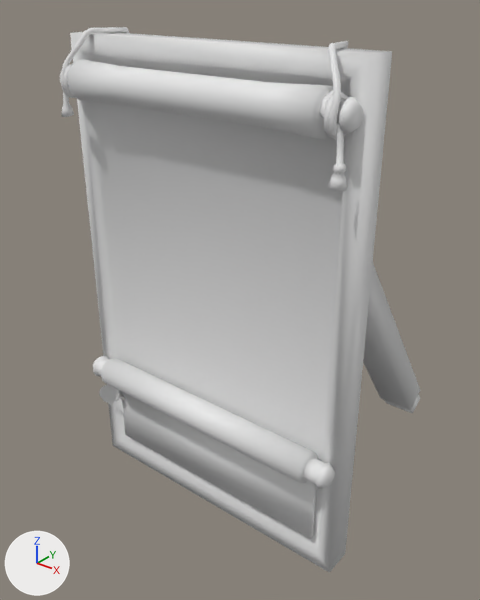
The FBX model Tea_House_Trouble/Assets/Art/Environment/Nico/Meshes/Teahouse Extras/SM_Menu_Card.fbx as it was, and as the next commit left it.
Both versions are drawn from a 50 mm lens placed at (0.713, -0.786, 0.976), pointed at (-0.027, 0.139, 0.402). Arrows for +X, +Y and +Z are at lower left; the lights stay in place. Where no turn or scale is listed for an object, it has been applied to the vertices.

Names of what the first picture shows: 'Menu Card'.
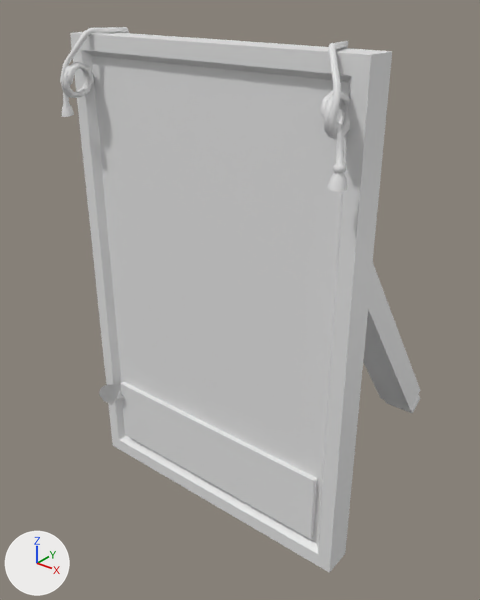
Changed parts and their boxes (x1, y1, x2, y2) in the pictures (480 x 600 px):
part 1 of me_plane_089, deleted
    before: (60, 59, 363, 139)
part 2 of me_plane_089, deleted
    before: (93, 356, 335, 489)

What the commit changed:
me_plane_089 has 1034 vertices, 973 faces and spans x -0.293..0.293, y -0.053..0.433, z 0.0..0.9.
me_plane_089 is used by ob_menu_card; location (0.0, 0.0, 0.0).
me_plane_089 part 1: the loose piece of 256 vertices spanning x -0.292..0.29, y -0.053..0.016, z 0.782..0.851 is deleted.
me_plane_089 part 2: the loose piece of 160 vertices spanning x -0.29..0.29, y -0.047..0.01, z 0.201..0.258 is deleted.
